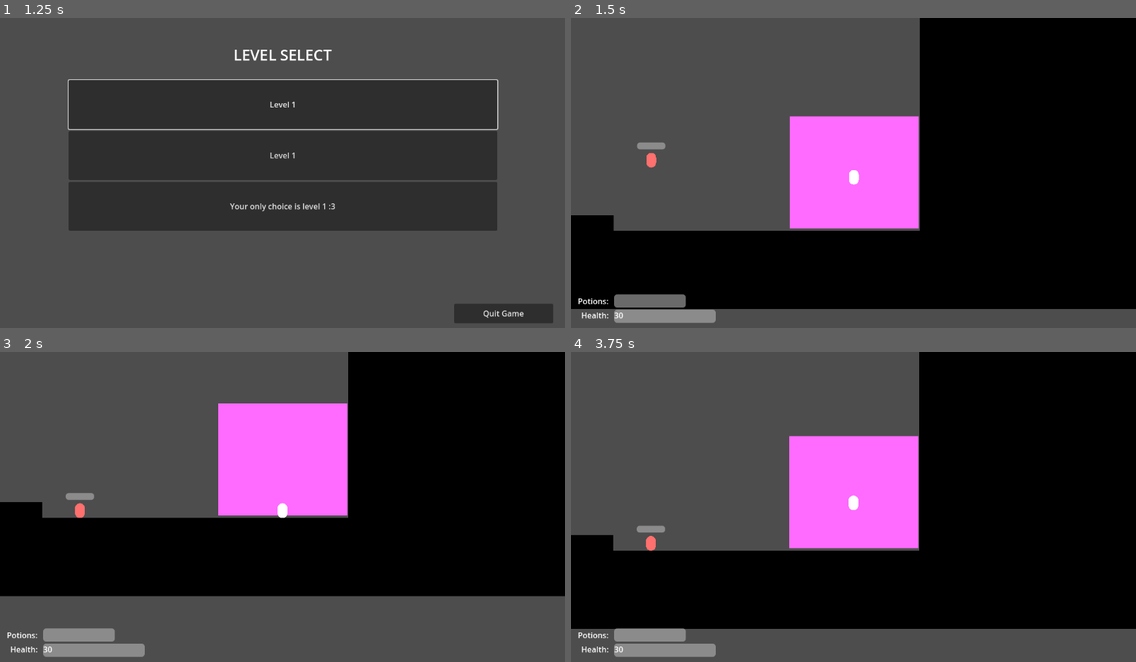
Above: before the commit, frames 1-4 (two rows, left to right).
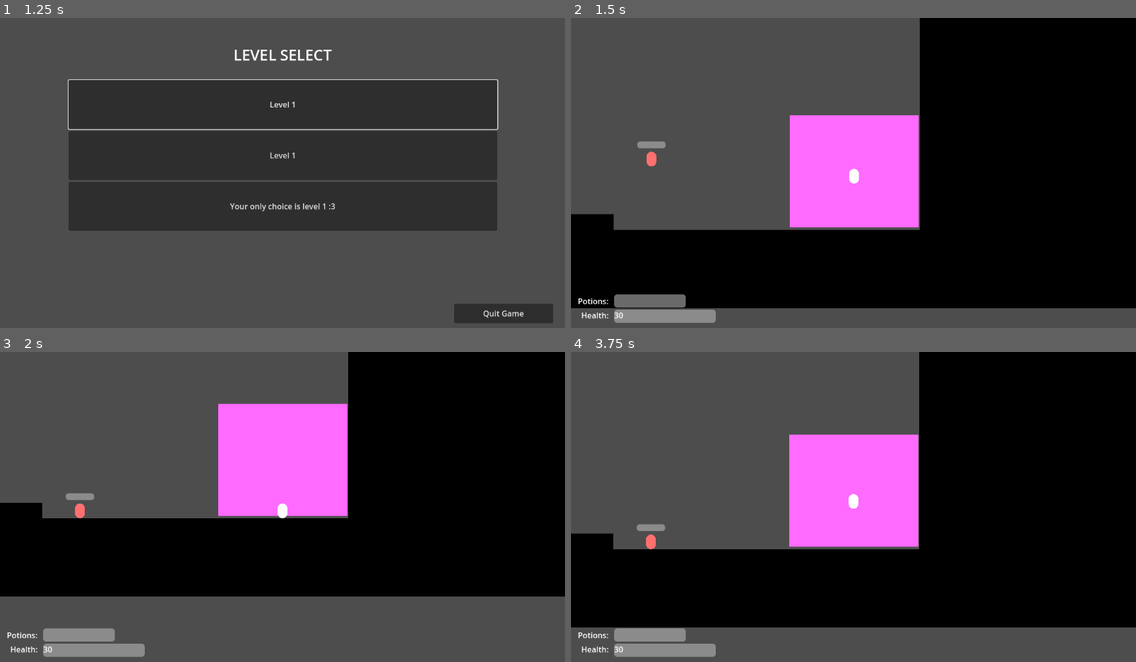
Above: after the commit, the same moments.

Repository: geekazodium/balance-prototype
Game: Godot game, scene res://scenes/title_screen.tscn
Two runs of this game, one before a commit and one after it. Both use one fixed random seed, a clock stepped at 60 frames per second and the inputs below. The engine's default icon, where the game draws it, is replaced by a stand-in: a white triangle on a blue panel in a dark square.
Inputs (mouse positions are in pixels of both pictures, inside the frame that each line leads up to):
- Up to frame 1 (1.25 s): click "CLICK TO START" at 0.5 s
- Up to frame 2 (1.5 s): click "Level 1" at 1.25 s
- Up to frame 3 (2 s): no input
- Up to frame 4 (3.75 s): move the mouse to (977, 494) at 2.02 s; tap Enter at 2.75 s; move the mouse to (740, 525) at 2.77 s; tap Space at 3.5 s; move the mouse to (910, 441) at 3.52 s

Frame 1 is identical in both runs. In frame 2, 0.7% of the frame differs, in the area x 0-100%, y 31-94%; in frame 3, 0.5%; in frame 4, 1.1%, in the area x 0-100%, y 26-90%.

Commit message:
feature: projectile lifetime timer, follow camera offset weights

Diff:
--- a/scenes/player/player_nodes.tscn
+++ b/scenes/player/player_nodes.tscn
@@ -57,12 +57,14 @@
 one_shot = true
 
 [node name="Camera2D" type="Camera2D" parent="." node_paths=PackedStringArray("follow_targets", "boundary_center")]
+process_priority = 10
 position_smoothing_enabled = true
-position_smoothing_speed = 20.0
+position_smoothing_speed = 17.0
 script = ExtResource("3_o0xal")
 follow_targets = [NodePath("../CharacterBody2D")]
 boundary_center = NodePath("../CharacterBody2D")
-boundary_radius = 100.0
+boundary_radius = 150.0
+offset_weight = 0.2
 
 [node name="TeleportToCheckpoint" type="Node" parent="." node_paths=PackedStringArray("object_to_teleport")]
 script = ExtResource("8_xag0n")
--- a/scenes/player/player_projectile_pool.tscn
+++ b/scenes/player/player_projectile_pool.tscn
@@ -37,6 +37,7 @@
 gravity = 700.0
 damage = 0.0
 damage_per_speed = 0.01
+lifetime = 2.0
 metadata/_custom_type_script = "uid://dmr8rgopkln6l"
 
 [node name="Sprite2D" type="Sprite2D" parent="Projectile"]
@@ -59,4 +60,10 @@
 [node name="CollisionShape2D" type="CollisionShape2D" parent="Projectile/HomingArea"]
 shape = SubResource("CircleShape2D_s00wn")
 
+[node name="VisualsInitTimer" type="Timer" parent="Projectile"]
+wait_time = 0.05
+one_shot = true
+ignore_time_scale = true
+
 [connection signal="launched" from="Projectile" to="Projectile/ProjectileTrail" method="on_launch"]
+[connection signal="timeout" from="Projectile/VisualsInitTimer" to="Projectile" method="visuals_initialize"]
--- a/scripts/follow_camera.gd
+++ b/scripts/follow_camera.gd
@@ -5,6 +5,7 @@
 
 @export var boundary_center: Node2D = null;
 @export var boundary_radius: float = 0;
+@export var offset_weight: float = .5;
 
 func _ready() -> void:
 	EventBus.camera_target_added.connect(self.add_target);
@@ -16,7 +17,7 @@
 	for target in self.follow_targets:
 		sum += element_weight * target.global_position;
 
-	var offset_vec = self.boundary_center.to_local(sum);
+	var offset_vec = self.boundary_center.to_local(sum) * self.offset_weight;
 
 	if !offset_vec.is_zero_approx():
 		var magnitude: float = offset_vec.length();
--- a/scripts/player/projectile/projectile.gd
+++ b/scripts/player/projectile/projectile.gd
@@ -9,6 +9,9 @@
 
 @export var damage: float = 2;
 @export var damage_per_speed: float = 0.001;
+@export var lifetime: float = 5;
+
+var lifetime_current: float = 0;
 
 var acceleration: Vector2 = Vector2.ZERO;
 
@@ -21,6 +24,8 @@
 	self.visible = false;
 
 func _physics_process(delta: float) -> void:
+	if self.enabled == false:
+		return;
 	if self.is_colliding():
 		var collider: PlatformerCharacterBody = self.get_collider(0) as PlatformerCharacterBody;
 		if self.colliding_knockback_immune():
@@ -39,15 +44,26 @@
 	self.sprite.rotation = atan2(self.velocity.y, self.velocity.x);
 
 	self.target_position = delta * self.velocity;
+	if self.lifetime_current > 0.:
+		self.lifetime_current -= delta;
+	else:
+		if self.enabled:
+			self.disable_projectile();
+
+func visuals_initialize() -> void:
+	self.visible = true;
+	EventBus.camera_target_added.emit(self);
 
 func launch(direction: Vector2, launch_position: Vector2, speed_multiplier: float) -> void:
-	self.visible = true;
 	self.enabled = true;
+	self.acceleration = Vector2.ZERO;
 	self.global_position = launch_position;
 	self.velocity = direction.normalized() * self.launch_speed * speed_multiplier;
 	self.target_position = Vector2.ZERO;
 	self.launched.emit();
-	EventBus.camera_target_added.emit(self);
+	self.lifetime_current = self.lifetime;
+	self.visuals_initialize();
+	self.reset_physics_interpolation();
 
 func on_hit(knockback_immune: bool, collider: PlatformerCharacterBody) -> void:
 	var hit_damage: int = (self.damage + self.damage_per_speed * self.velocity.length()) as int;
